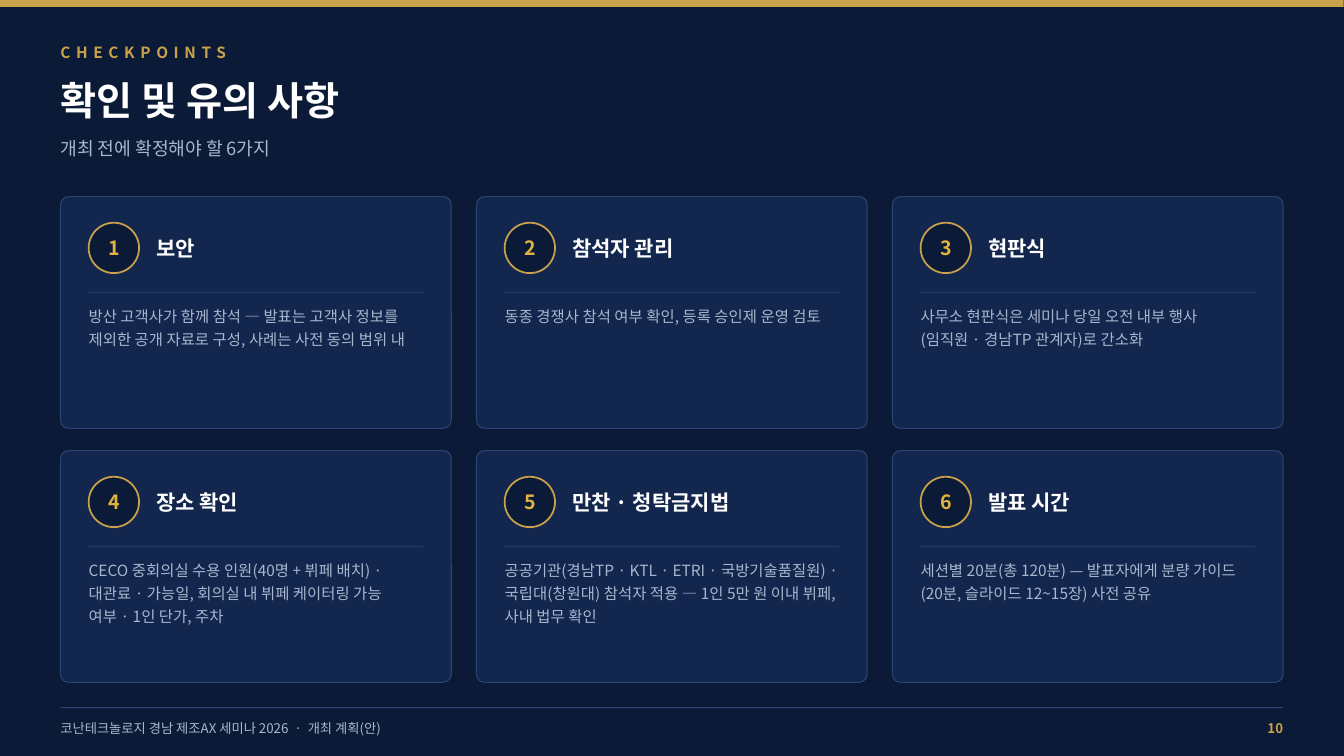
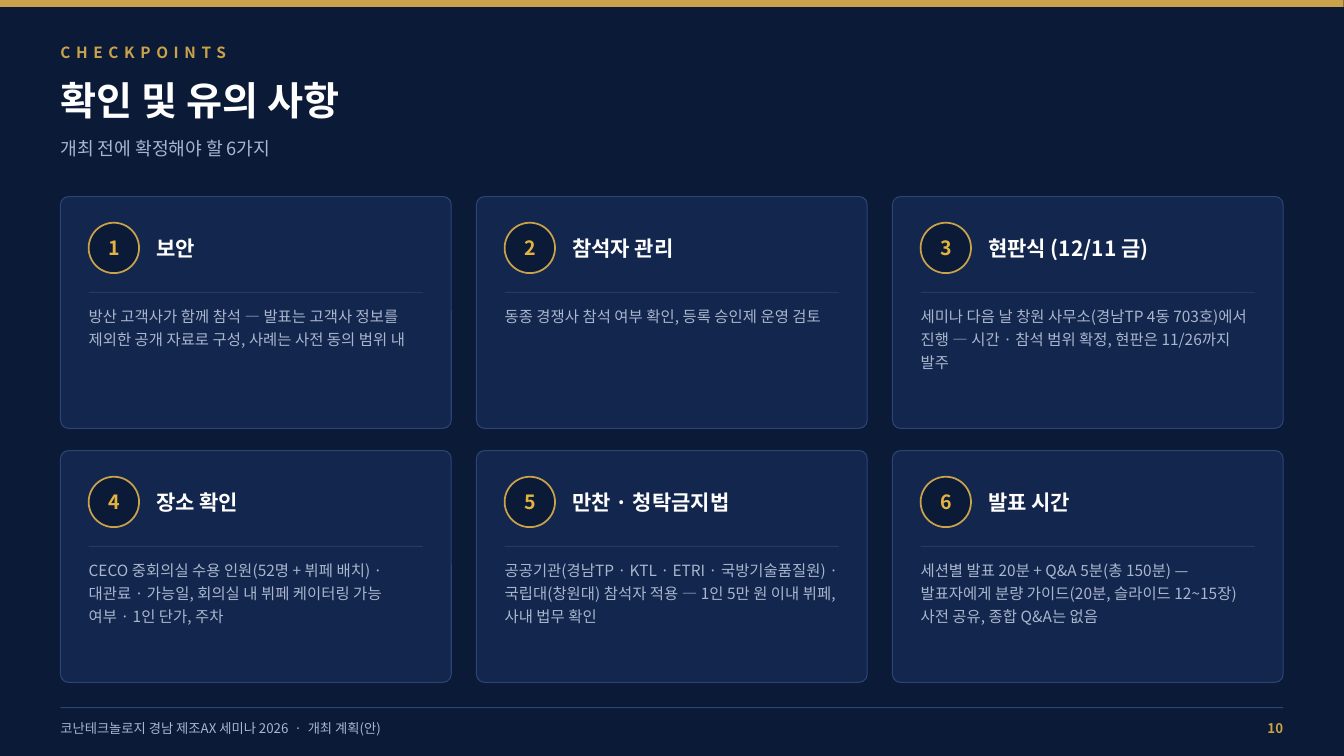
Before and after one commit to Jacob-Yeom/claude, a slide deck: slide 10 of output/changwon_ax_seminar_plan_deck.pptx. Drawn at 1344x756 pixels with LibreOffice and Linux fonts; fonts in the diff are those of the drawing. Boxes give left, top, right and bottom in pixels: in the first picture for what was removed or moved away, otherwise in the second. Text is boxed around its words. In the diff, an @@ line names an element or a change of style, - is before the commit and + after.

```diff
--- a/output/changwon_ax_seminar_plan_deck.pptx
+++ b/output/changwon_ax_seminar_plan_deck.pptx
@@ text at box(988, 238, 1148, 260): text changed @@
-현판식
+현판식 (12/11 금)
@@ text at box(921, 309, 1247, 369): text changed @@
-사무소 현판식은 세미나 당일 오전 내부 행사(임직원 · 경남TP 관계자)로 간소화
+세미나 다음 날 창원 사무소(경남TP 4동 703호)에서 진행 — 시간 · 참석 범위 확정, 현판은 11/26까지 발주
@@ text at box(89, 563, 382, 625): text changed @@
-CECO 중회의실 수용 인원(40명 + 뷔페 배치) · 대관료 · 가능일, 회의실 내 뷔페 케이터링 가능 여부 · 1인 단가, 주차
+CECO 중회의실 수용 인원(52명 + 뷔페 배치) · 대관료 · 가능일, 회의실 내 뷔페 케이터링 가능 여부 · 1인 단가, 주차
@@ text at box(921, 563, 1236, 625): text changed @@
-세션별 20분(총 120분) — 발표자에게 분량 가이드(20분, 슬라이드 12~15장) 사전 공유
+세션별 발표 20분 + Q&A 5분(총 150분) — 발표자에게 분량 가이드(20분, 슬라이드 12~15장) 사전 공유, 종합 Q&A는 없음
```
Also in this commit, not shown: 9 other slides changed, 4 other files.
